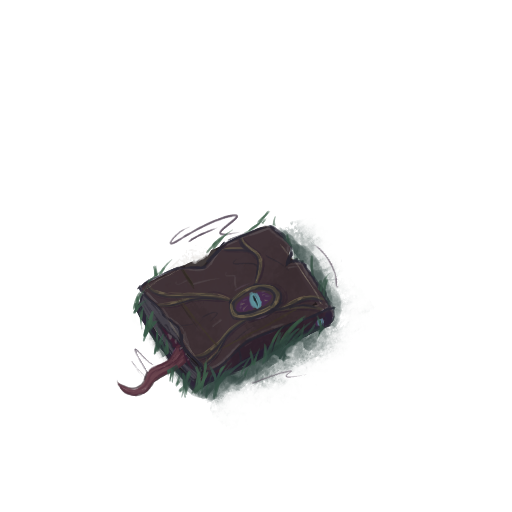
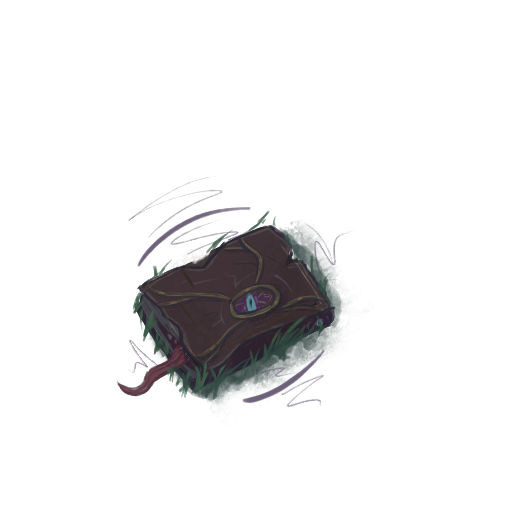
Comparing the layer stacks of the two 512x512 images. Changes:
showed "Layer 15 copy" over 128, 176, 354, 408
hid "Layer 15" over 131, 214, 342, 384
